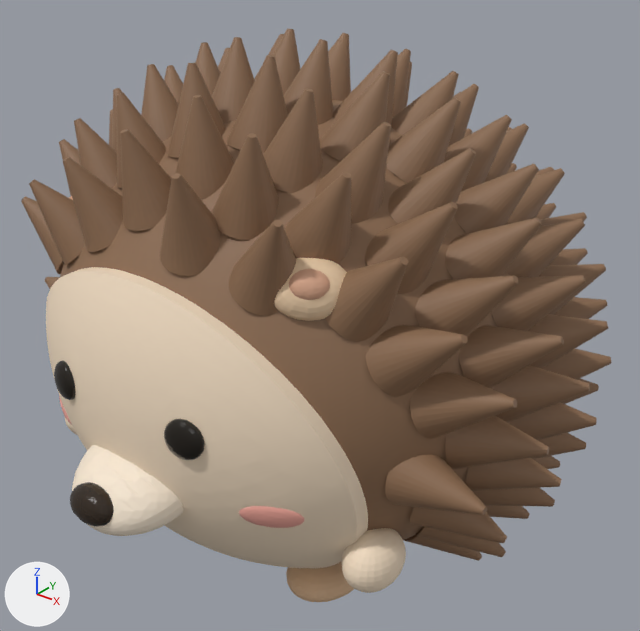
Renders of the glTF model bubududu-smash/3d/hedgehog.glb from each side of a commit.
Camera for both pictures: a 50 mm camera at (65.0, -76.7, 79.4) aimed at (2.5, 1.4, 31.0). The axes (+X, +Y, +Z) are drawn at lower left. The lights are the same throughout. The first picture is the older version.

The first picture shows 'armL', 'blushL', 'blushR', 'body', 'earL', 'eyeL', 'eyeR', 'face', 'footL', 'innerEarL', 'nose', 'snout', 'spikes' and 1 more.
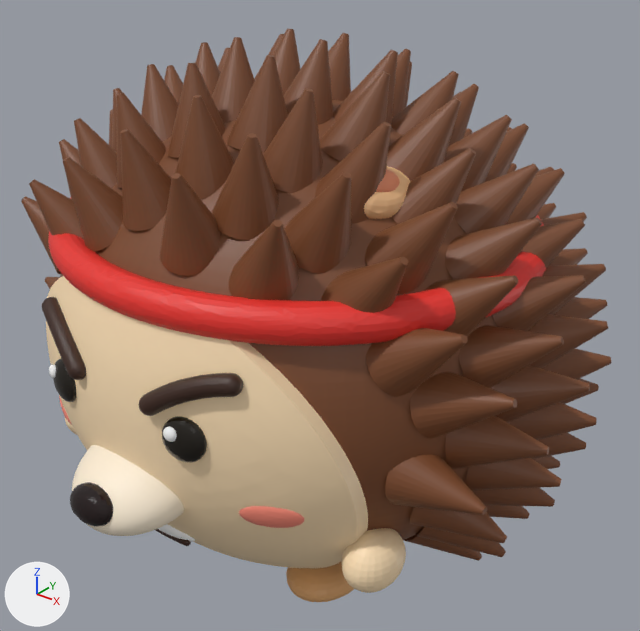
Changed parts and their boxes (x1, y1, x2, y2) in the pictures (640 x 631 px):
'spikes', recoloured, surface changed: (21, 29, 611, 561) in both
'body', recoloured, surface changed: (60, 100, 510, 539) in both
'band', added (red): after (48, 197, 546, 346)
'earL', recoloured, reshaped: before (274, 258, 347, 321); after (364, 166, 410, 219)
'browL', added (brown): after (139, 373, 243, 416)
'footL', recoloured, surface changed (beige to orange): (286, 561, 354, 602) in both
'eyeL', reshaped (10% wider, 12% taller): before (164, 419, 205, 460); after (162, 416, 207, 462)
'browR', added (brown): after (42, 297, 86, 380)
'innerEarL', recoloured, reshaped: before (289, 269, 330, 300); after (376, 169, 400, 192)
'blushL', recoloured (pink to red): (239, 506, 304, 528) in both
'eyeR', reshaped (9% wider, 10% taller): before (54, 360, 75, 400); after (53, 358, 76, 402)
'teeth', added: after (158, 524, 195, 542)
'glintL', added: after (163, 426, 177, 442)
'mouth', added: after (156, 529, 191, 546)
'glintR', added: after (49, 364, 56, 378)
'blushR', recoloured: (59, 396, 72, 425) in both
part 1 of me_earl, deleted (beige): before (274, 258, 347, 321)
part 2 of me_earl, added (beige): after (364, 166, 410, 219)
part 3 of me_innerearl, deleted (beige): before (289, 269, 330, 300)
part 4 of me_innerearl, added: after (376, 169, 400, 192)
part 7 of me_snout, built on: (72, 445, 177, 531) in both

What changed in the scene script:
```text
Change mat_spikes:
    mat_spikes.roughness: 0.62 -> 0.5
    mat_spikes.base_color: (0.259, 0.145, 0.0784) -> (0.196, 0.0667, 0.0235)  # brown #8b6a4f -> brown #7a492a
Change mat_ear:
    mat_ear.base_color: (0.8, 0.584, 0.38) -> (0.914, 0.541, 0.271)  # beige #e7c9a6 -> beige #f5c28e
Change mat_innerear:
    mat_innerear.base_color: (0.671, 0.373, 0.243) -> (0.808, 0.278, 0.145)  # beige #d6a487 -> orange #e8906a
Change mat_blush:
    mat_blush.base_color: (0.878, 0.396, 0.329) -> (1.0, 0.275, 0.196)  # pink #f1a99b -> red #ff8f7a
Change mat_nose:
    mat_nose.base_color: (0.0275, 0.0157, 0.00784) -> (0.0118, 0.00392, 0.00392)  # brown #2e2216 -> black #1c0d0d
    mat_nose.roughness: 0.15 -> 0.12
Change mat_foot:
    mat_foot.roughness: 0.62 -> 0.5
    mat_foot.base_color: (0.694, 0.455, 0.275) -> (0.745, 0.392, 0.157)  # beige #d9b48f -> orange #e0a86e
Change me_earl:
    remove me_earl.from_pydata(...)  # 454 vertices, 904 faces; spans x 13.13..20.13, y -20.96..-14.65, z 42.57..48.15
    add me_earl.from_pydata(...)  # 446 vertices, 888 faces; spans x 13.53..19.72, y -11.18..-3.64, z 49.59..54.57
    me_earl part 1: 454 vertices removed from x 13.13..20.13, y -20.96..-14.65, z 42.57..48.15
    me_earl part 2: 446 vertices added at x 13.53..19.72, y -11.18..-3.64, z 49.59..54.57
Change me_innerearl:
    remove me_innerearl.from_pydata(...)  # 446 vertices, 888 faces; spans x 15.66..19.17, y -20.37..-17.21, z 44.85..47.65
    add me_innerearl.from_pydata(...)  # 443 vertices, 882 faces; spans x 15.85..18.96, y -9.71..-5.93, z 52.08..54.61
    me_innerearl part 3: 446 vertices removed from x 15.66..19.17, y -20.37..-17.21, z 44.85..47.65
    me_innerearl part 4: 443 vertices added at x 15.85..18.96, y -9.71..-5.93, z 52.08..54.61
Change me_eyel:
    remove me_eyel.from_pydata(...)  # 486 vertices, 968 faces; spans x 7.08..11.4, y -29.42..-26.97, z 28.59..33.01
    add me_eyel.from_pydata(...)  # 480 vertices, 956 faces; spans x 6.85..11.64, y -29.55..-26.84, z 28.34..33.26
    me_eyel part 5: 486 vertices removed from x 7.08..11.4, y -29.42..-26.97, z 28.59..33.01; 480 vertices added at x 6.85..11.64, y -29.55..-26.84, z 28.34..33.26
Change me_eyer:
    remove me_eyer.from_pydata(...)  # 483 vertices, 962 faces; spans x -11.4..-7.08, y -29.41..-26.98, z 28.59..33.01
    add me_eyer.from_pydata(...)  # 487 vertices, 970 faces; spans x -11.63..-6.84, y -29.55..-26.85, z 28.34..33.26
    me_eyer part 6: 483 vertices removed from x -11.4..-7.08, y -29.41..-26.98, z 28.59..33.01; 487 vertices added at x -11.63..-6.84, y -29.55..-26.85, z 28.34..33.26
Change me_snout:
    remove me_snout.from_pydata(...)  # 707 vertices, 1410 faces; spans x -7.4..7.4, y -34.2..-18.7, z 17.2..26.4
    add me_snout.from_pydata(...)  # 10682 vertices, 21360 faces; spans x -7.4..7.4, y -34.2..-18.7, z 17.2..26.5
    me_snout part 7: 22 vertices moved within x -7.4..5.6, y -34.2..-18.8, z 18.9..25.8; 282 vertices removed from x -7.3..7.4, y -34.2..-18.7, z 17.3..26.3; 10257 vertices added at x -7.4..7.4, y -34.2..-18.7, z 17.2..26.5
Add ob_mouth:
    ob_mouth = bpy.data.objects.new('mouth', me_mouth)  # 2529 vertices, 5054 faces; spans x -4.65..4.65, y -25.35..-24.16, z 12.68..13.58; in mat_mouth (brown #3b1c0d)
    ob_mouth.location = (0.0, 0.0, 0.0)
Add ob_teeth:
    ob_teeth = bpy.data.objects.new('teeth', me_teeth)  # 470 vertices, 936 faces; spans x -4.93..4.93, y -25.61..-22.65, z 11.91..15.42; in mat_teeth (white #ffffff)
    ob_teeth.location = (0.0, 0.0, 0.0)
Add ob_browr:
    ob_browr = bpy.data.objects.new('browR', me_browr)  # 1743 vertices, 3482 faces; spans x -14.78..-4.48, y -30.13..-24.7, z 32.67..38.57; in mat_brow (brown #3b2216)
    ob_browr.location = (0.0, 0.0, 0.0)
Add ob_browl:
    ob_browl = bpy.data.objects.new('browL', me_browl)  # 1674 vertices, 3344 faces; spans x 4.48..14.78, y -30.13..-24.7, z 32.67..38.57; in mat_brow (brown #3b2216)
    ob_browl.location = (0.0, 0.0, 0.0)
Add ob_glintr:
    ob_glintr = bpy.data.objects.new('glintR', me_glintr)  # 451 vertices, 898 faces; spans x -11.17..-9.64, y -29.4..-28.35, z 30.98..32.55; in mat_glint (white #ffffff)
    ob_glintr.location = (0.0, 0.0, 0.0)
Add ob_glintl:
    ob_glintl = bpy.data.objects.new('glintL', me_glintl)  # 452 vertices, 900 faces; spans x 7.85..9.4, y -29.89..-28.86, z 30.98..32.55; in mat_glint (white #ffffff)
    ob_glintl.location = (0.0, 0.0, 0.0)
Add ob_band:
    ob_band = bpy.data.objects.new('band', me_band)  # 5255 vertices, 10510 faces; spans x -30.0..30.0, y -27.8..27.8, z 40.7..44.9; in mat_band (red #e8322a)
    ob_band.location = (0.0, 0.0, 0.0)
```
